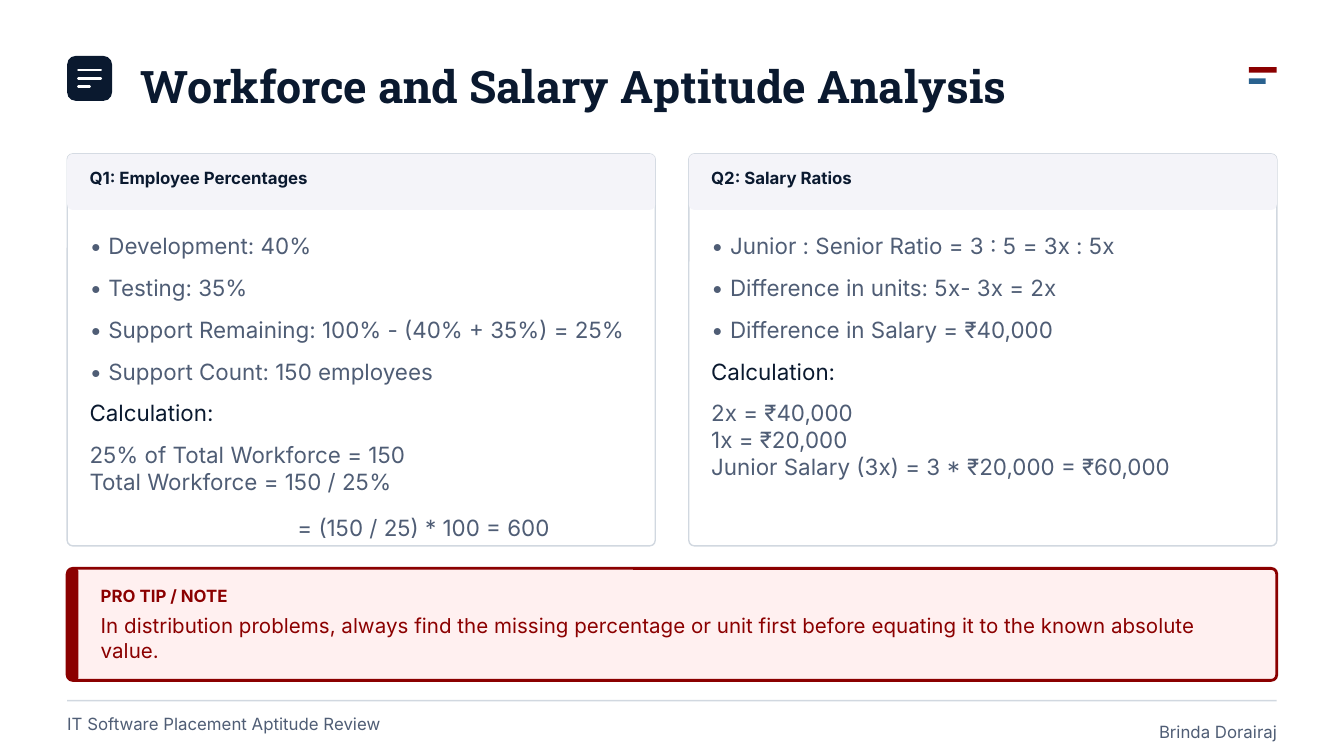
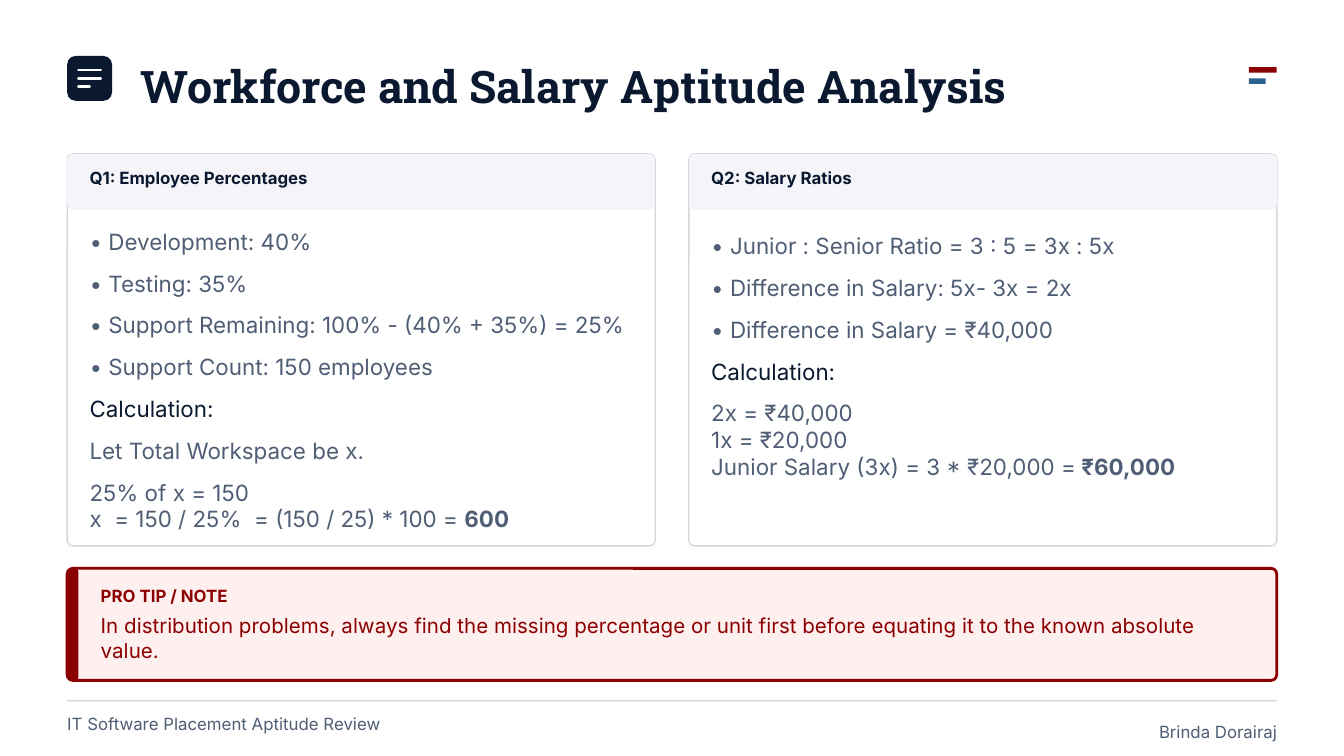
Before and after one commit to brinda-25/workshop, a slide deck: slide 2 of Day1/aptitude/aptitude_quiz.pptx. Drawn at 1344x756 pixels with LibreOffice and Linux fonts; fonts in the diff are those of the drawing. Boxes give left, top, right and bottom in pixels: in the first picture for what was removed or moved away, otherwise in the second. Text is boxed around its words. In the diff, an @@ line names an element or a change of style, - is before the commit and + after.

```diff
--- a/Day1/aptitude/aptitude_quiz.pptx
+++ b/Day1/aptitude/aptitude_quiz.pptx
@@ text at [730,279,1072,301]: text changed @@
-• Difference in units: 5x- 3x = 2x
+• Difference in Salary: 5x- 3x = 2x
@@ text at [90,442,509,529]: text changed @@
-25% of Total Workforce = 150
-Total Workforce = 150 / 25%
-= (150 / 25) * 100 = 600
+Let Total Workspace be x.
+25% of x = 150
+x = 150 / 25% = (150 / 25) * 100 = 600
@@ text at [711,456,1175,480]: bold on in "₹60,000" @@
```
Also in this commit, not shown: 7 other slides changed, 1 other file.
